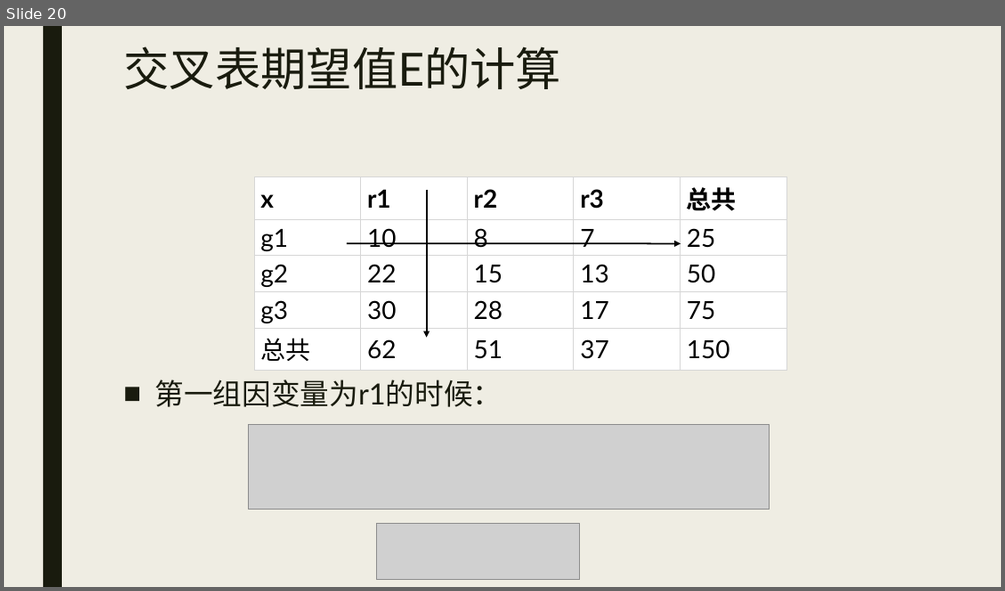
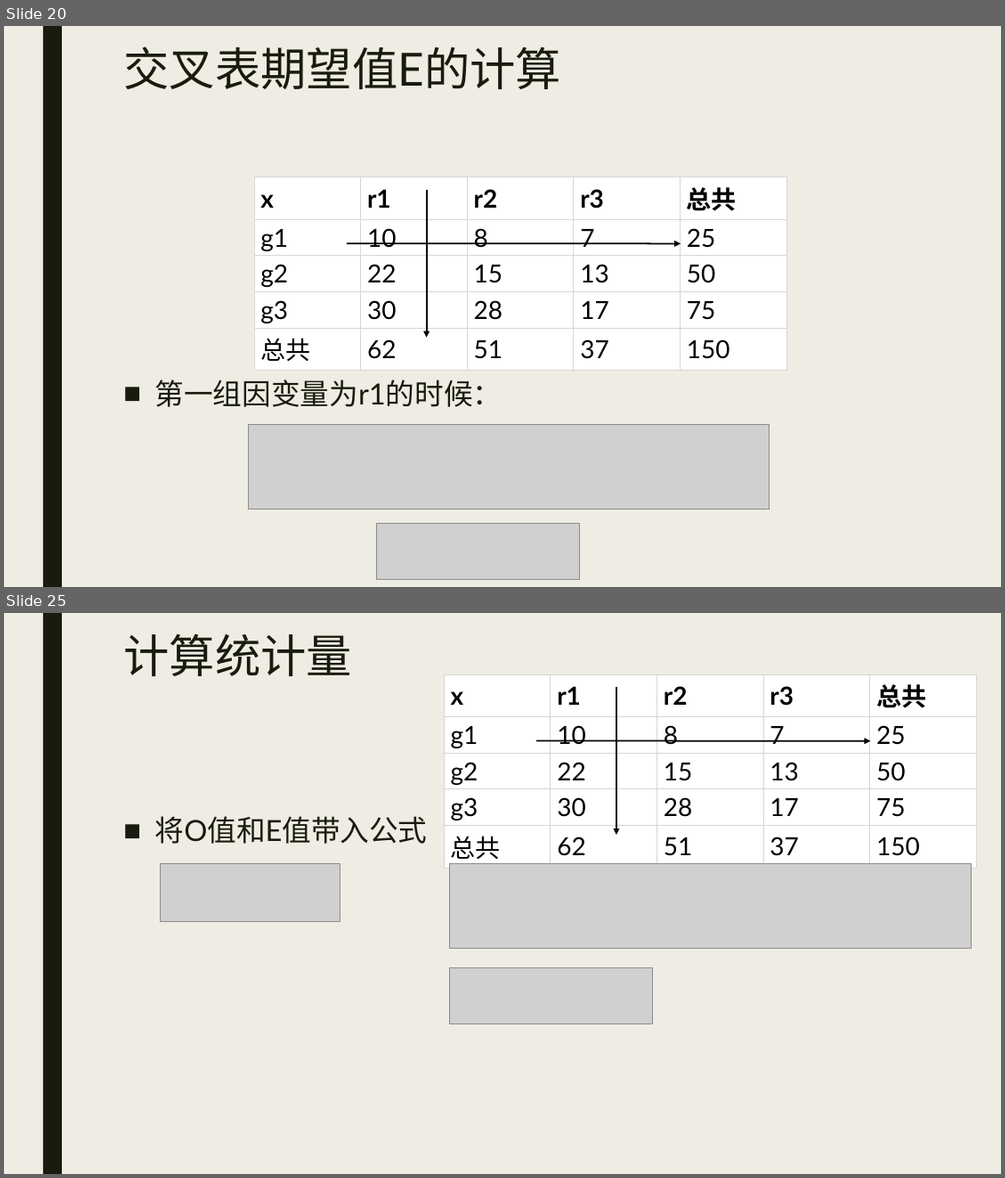
Before and after one commit to beneon/medstat, a slide deck: lect-7/卡方检验.pptx. Shown one above the other, each under a label of ours: slide 20 before the commit, slides 20 and 25 after it; the slides between them are not shown. The pictures are 1005x591 and 1005x1178 pixels, drawn with LibreOffice and Linux fonts; fonts in the diff are those of the drawing; grey boxes stand for pictures. Boxes give left, top, right and bottom in pixels: in the first picture for what was removed or moved away, otherwise in the second. Text is boxed around its words. In the diff, an @@ line names an element or a change of style, - is before the commit and + after.

```diff
--- a/lect-7/卡方检验.pptx
+++ b/lect-7/卡方检验.pptx
@@ slide 25 added at (4, 613, 1001, 1174), background #EFEDE3; not listed: 1 template element that a slide beside it also shows @@
@@ title added at (123, 633, 352, 676), 44 pt, text #191B0E @@
+计算统计量
@@ table added at (444, 674, 975, 868), 5 rows, 5 columns @@
+x | r1 | r2 | r3 | 总共
+g1 | 10 | 8 | 7 | 25
+g2 | 22 | 15 | 13 | 50
+g3 | 30 | 28 | 17 | 75
+总共 | 62 | 51 | 37 | 150
@@ arrow added from (616, 687) to (616, 835), #000000 1.5 pt @@
@@ arrow added from (536, 741) to (871, 741), #000000 1.5 pt @@
@@ text added at (155, 816, 428, 844), 28 pt, text #191B0E @@
+■ 将O值和E值带入公式
@@ picture added at (161, 863, 339, 922) @@
@@ picture added at (450, 863, 971, 949) @@
@@ picture added at (450, 968, 653, 1024) @@
```
Also in this commit, not shown: 20 other slides added, 1 other file.
